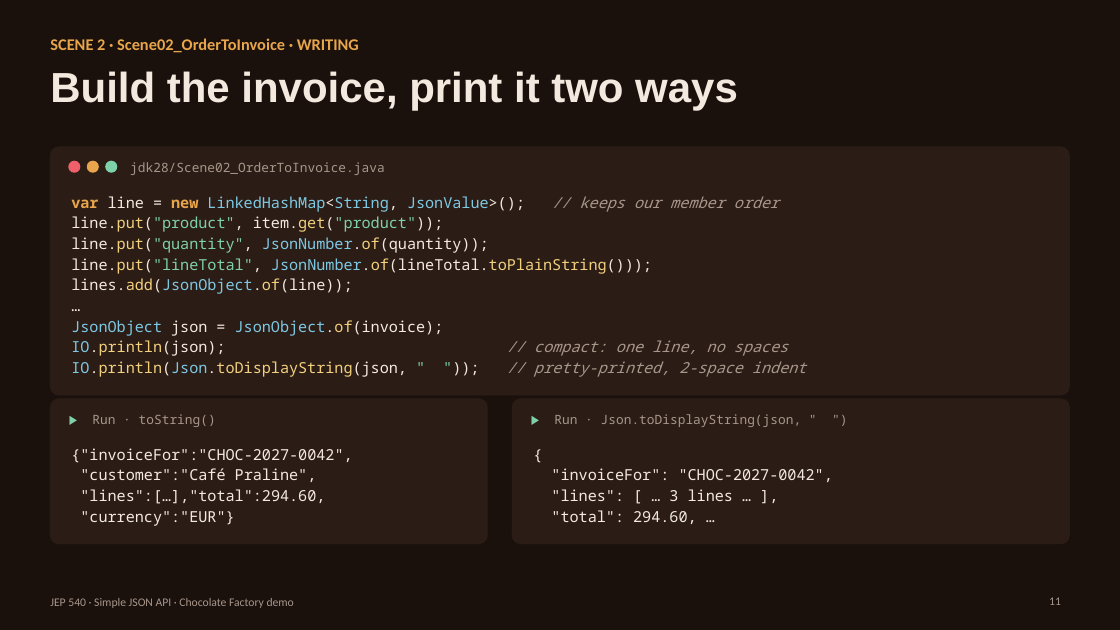
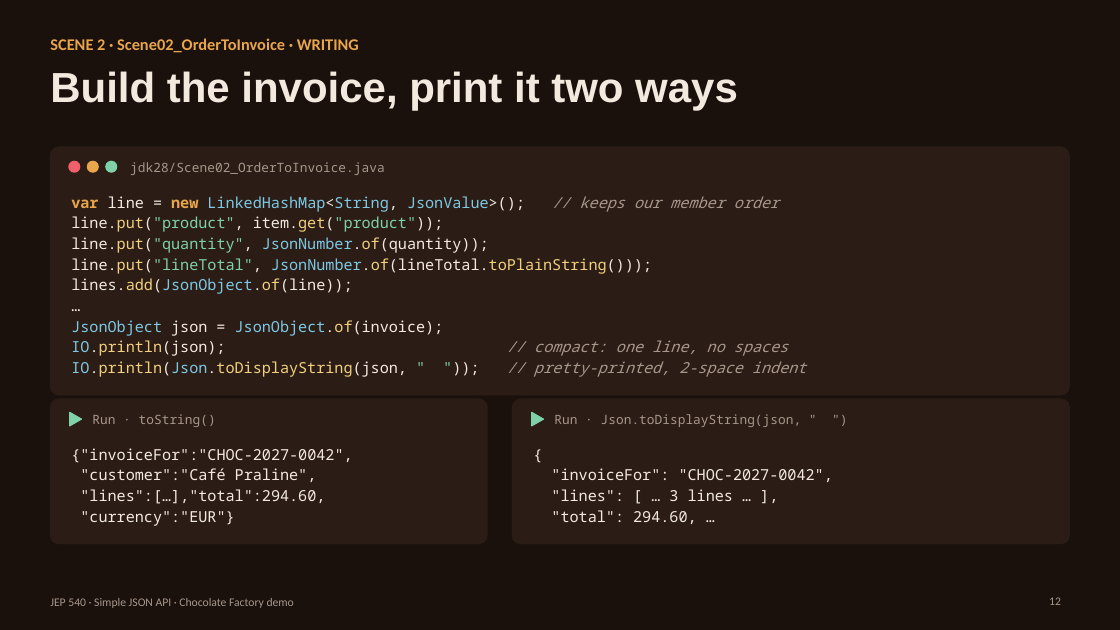
Before and after one commit to masmin2424/presentation, a slide deck: slide 12 of demo2/JEP540-Chocolate-Factory.pptx (slide 11 before the commit). Drawn at 1120x630 pixels with LibreOffice and Linux fonts; fonts in the diff are those of the drawing. Boxes give left, top, right and bottom in pixels: in the first picture for what was removed or moved away, otherwise in the second. Text is boxed around its words. In the diff, an @@ line names an element or a change of style, - is before the commit and + after.

```diff
--- a/demo2/JEP540-Chocolate-Factory.pptx
+++ b/demo2/JEP540-Chocolate-Factory.pptx
@@ triangle at [70,413,82,426]: fill none to #7FD1A8; outline none to #7FD1A8 1 pt; rotation 0 to 90 degrees @@
@@ text in triangle at [70,413,82,426]: text removed @@
-▶
@@ text in triangle at [532,413,544,426]: text removed @@
-▶
@@ triangle at [532,413,544,426]: fill none to #7FD1A8; outline none to #7FD1A8 1 pt; rotation 0 to 90 degrees @@
```
Also in this commit, not shown: 6 other slides changed, 1 slide added, 11 other files.
